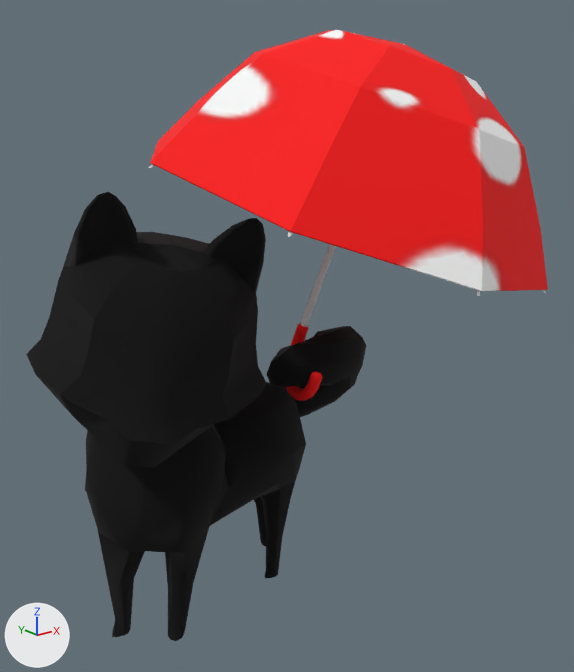
Renders of the OBJ model ChiBaApp/app/src/main/assets/models/umbrella/umbrella_Frame11.obj from each side of a commit.
Camera for both pictures: a 50 mm lens placed at (-7.4, -11.44, 9.49), pointed at (1.2, -0.69, 5.19). Every picture has the same lights, and +X, +Y and +Z are marked at lower left. Where no turn or scale is listed for an object, it has been applied to the vertices.

The scene before the commit, as lines of its bpy script (objects in view):
```python
mat_newrigging_lambert2sg = principled_material('newRigging:lambert2SG')
mat_newrigging_lambert2sg.base_color = (0.0, 0.0, 0.0)  # black #000000
mat_newrigging_lambert2sg.roughness = 1.0
mat_regenschirm_phong3sg = principled_material('Regenschirm:phong3SG')
mat_regenschirm_phong3sg.texture = img_chibaalltextures_jpg
mat_regenschirm_phong3sg.roughness = 0.866
me_umbrella_frame11 = bpy.data.meshes.new('umbrella_Frame11')
me_umbrella_frame11.from_pydata(...)  # 1769 vertices, 3506 faces; spans x -3.28..6.03, y -4.52..2.86, z -0.01..10.42
# faces by material slot: [1216, 2290]
me_umbrella_frame11.materials.append(mat_newrigging_lambert2sg)  # black #000000
me_umbrella_frame11.materials.append(mat_regenschirm_phong3sg)  # picture img_chibaalltextures_jpg
ob_umbrella_frame11 = bpy.data.objects.new('umbrella_Frame11', me_umbrella_frame11)
ob_umbrella_frame11.location = (0.0, 0.0, 0.0)
```
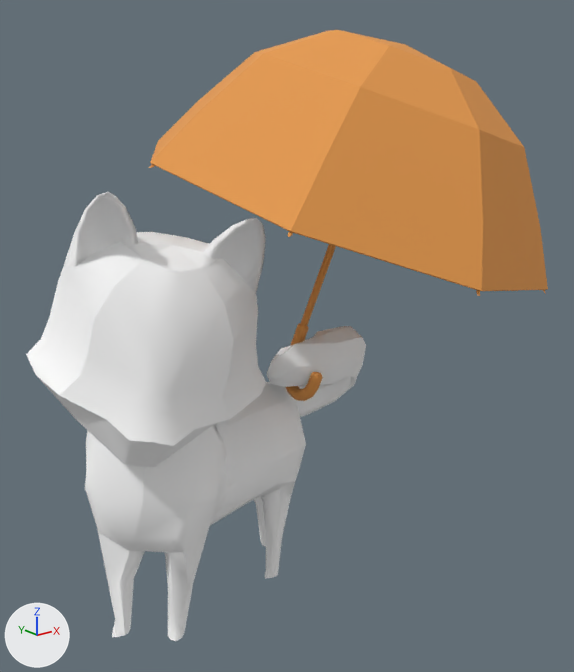
Changed parts and their boxes (x1, y1, x2, y2) in the pictures (574 x 672 px):
'umbrella_Frame11', recoloured, surface changed: (26, 30, 548, 641) in both

Edits to the bpy script that builds the scene:
```text
Add img_chiba_jpg:
    img_chiba_jpg = load_image('chiba.jpg', 'chiba.jpg', 2048, 2048, 'sRGB')
Change mat_newrigging_lambert2sg:
    mat_newrigging_lambert2sg.base_color: (0.0, 0.0, 0.0) -> (1.0, 1.0, 1.0)  # black #000000 -> white #ffffff
Change mat_regenschirm_phong3sg:
    mat_regenschirm_phong3sg.texture: img_chibaalltextures_jpg -> img_chiba_jpg
```
